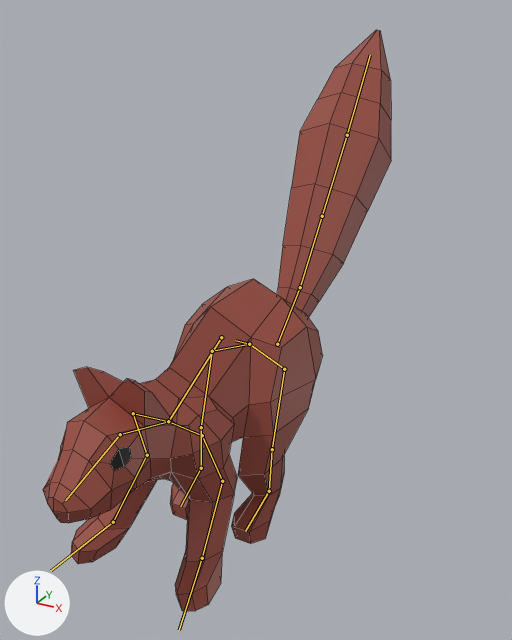
Before and after pictures for a commit that changed the FBX model Assets/Models/Animals/Squirrel.fbx.
Before and after are seen from a 50 mm lens placed at (14.0, -21.5, 15.0), pointed at (-0.2, 4.3, 2.1). Arrows for +X, +Y and +Z are at lower left; the lights stay in place. The bones that bend it are drawn over the model as lines. Mesh edges are drawn as thin lines.
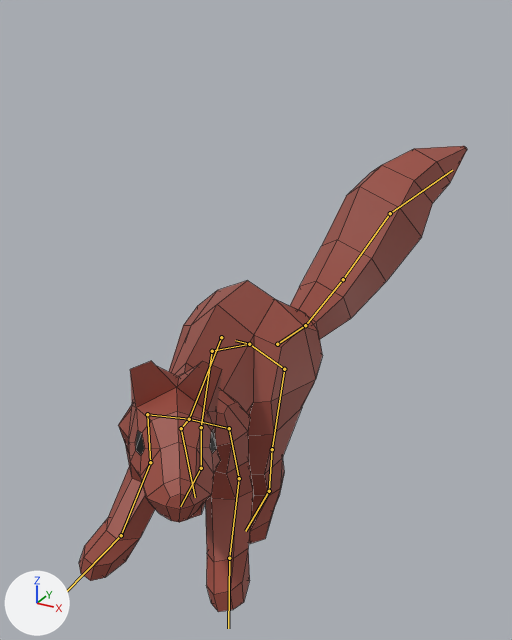
The newer file adds an action. The first version stands in its rest pose; the second is drawn at frame 1 of the action 'BendLeft'.

Changed parts and their boxes [x1, y1, x2, y2] in the pictures (512 x 640 px):
```json
{"object": "Mesh", "change": "posed", "before": [43, 30, 391, 611], "after": [79, 146, 467, 612], "on screen": "11% wider, 20% shorter"}
{"bone": "Spine", "before": "(221, 337) to (168, 421)", "after": "(221, 337) to (189, 419)"}
{"bone": "Neck", "before": "(168, 421) to (120, 434)", "after": "(189, 419) to (181, 428)"}
{"bone": "Head", "before": "(120, 434) to (65, 500)", "after": "(181, 428) to (195, 497)"}
{"bone": "TailBase", "before": "(277, 344) to (300, 287)", "after": "(277, 344) to (305, 325)"}
{"bone": "TailMiddle1", "before": "(300, 287) to (322, 216)", "after": "(305, 325) to (343, 279)"}
{"bone": "TailMiddle2", "before": "(322, 216) to (347, 135)", "after": "(343, 279) to (390, 213)"}
{"bone": "TailTip", "before": "(347, 135) to (370, 55)", "after": "(390, 213) to (452, 170)"}
```

The change, as JSON lines over the scene's bpy script:
```json
{"block": "bone_spine", "where": "bone_spine = bpy.data.objects['Armature'].pose.bones['Spine']  # child of 'Base'"}
{"op": "set", "path": "bone_spine.rotation_quaternion", "old": "(1.0, 0.0, 0.0, 0.0)", "new": "(0.99, -0.057, -0.061, -0.11)", "note": "degrees (0, 0, 0) -> degrees (-6, -8, -12)"}
{"block": "bone_neck", "where": "bone_neck = bpy.data.objects['Armature'].pose.bones['Neck']  # child of 'Spine'"}
{"op": "set", "path": "bone_neck.rotation_quaternion", "old": "(1.0, 0.0, 0.0, 0.0)", "new": "(0.993, 0.0, 0.04, -0.111)", "note": "degrees (0, 0, 0) -> degrees (-1, 5, -13)"}
{"block": "bone_head", "where": "bone_head = bpy.data.objects['Armature'].pose.bones['Head']  # child of 'Neck'"}
{"op": "set", "path": "bone_head.rotation_quaternion", "old": "(1.0, 0.0, 0.0, 0.0)", "new": "(0.991, 0.0, -0.038, -0.126)", "note": "degrees (0, 0, 0) -> degrees (1, -4, -14)"}
{"block": "bone_tailbase", "where": "bone_tailbase = bpy.data.objects['Armature'].pose.bones['TailBase']  # child of 'Base'"}
{"op": "set", "path": "bone_tailbase.rotation_quaternion", "old": "(1.0, 0.0, 0.0, 0.0)", "new": "(0.919, -0.395, 0.0, 0.0)", "note": "degrees (0, 0, 0) -> degrees (-47, 0, 0)"}
{"block": "bone_tailmiddle1", "where": "bone_tailmiddle1 = bpy.data.objects['Armature'].pose.bones['TailMiddle1']  # child of 'TailBase'"}
{"op": "set", "path": "bone_tailmiddle1.rotation_quaternion", "old": "(1.0, 0.0, 0.0, 0.0)", "new": "(0.986, 0.147, -0.029, -0.077)", "note": "degrees (0, 0, 0) -> degrees (17, -2, -9)"}
{"block": "bone_tailmiddle2", "where": "bone_tailmiddle2 = bpy.data.objects['Armature'].pose.bones['TailMiddle2']  # child of 'TailMiddle1'"}
{"op": "set", "path": "bone_tailmiddle2.rotation_quaternion", "old": "(1.0, 0.0, 0.0, 0.0)", "new": "(0.973, 0.175, -0.094, -0.116)", "note": "degrees (0, 0, 0) -> degrees (21, -8, -15)"}
{"block": "bone_tailtip", "where": "bone_tailtip = bpy.data.objects['Armature'].pose.bones['TailTip']  # child of 'TailMiddle2'"}
{"op": "set", "path": "bone_tailtip.rotation_quaternion", "old": "(1.0, 0.0, 0.0, 0.0)", "new": "(0.979, -0.18, -0.061, -0.068)", "note": "degrees (0, 0, 0) -> degrees (-20, -8, -6)"}
```
